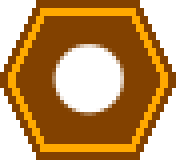
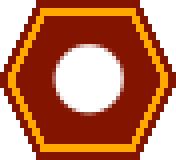
Comparing the layer stacks of the two (176, 160) images. Changes:
hid "brown.png" over (0, 0, 176, 160)
showed "red.png", painted on it over (0, 0, 176, 160)
